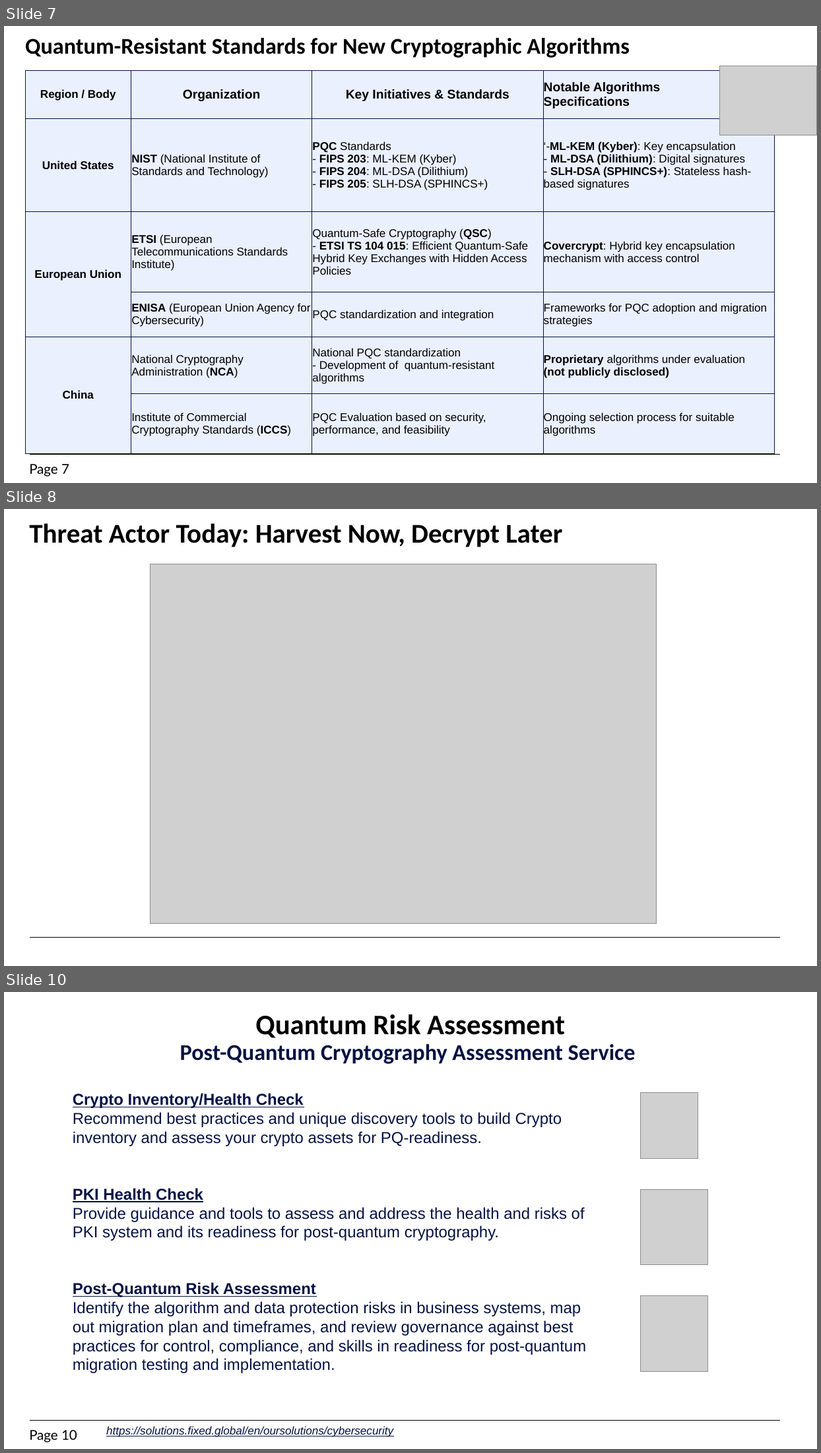
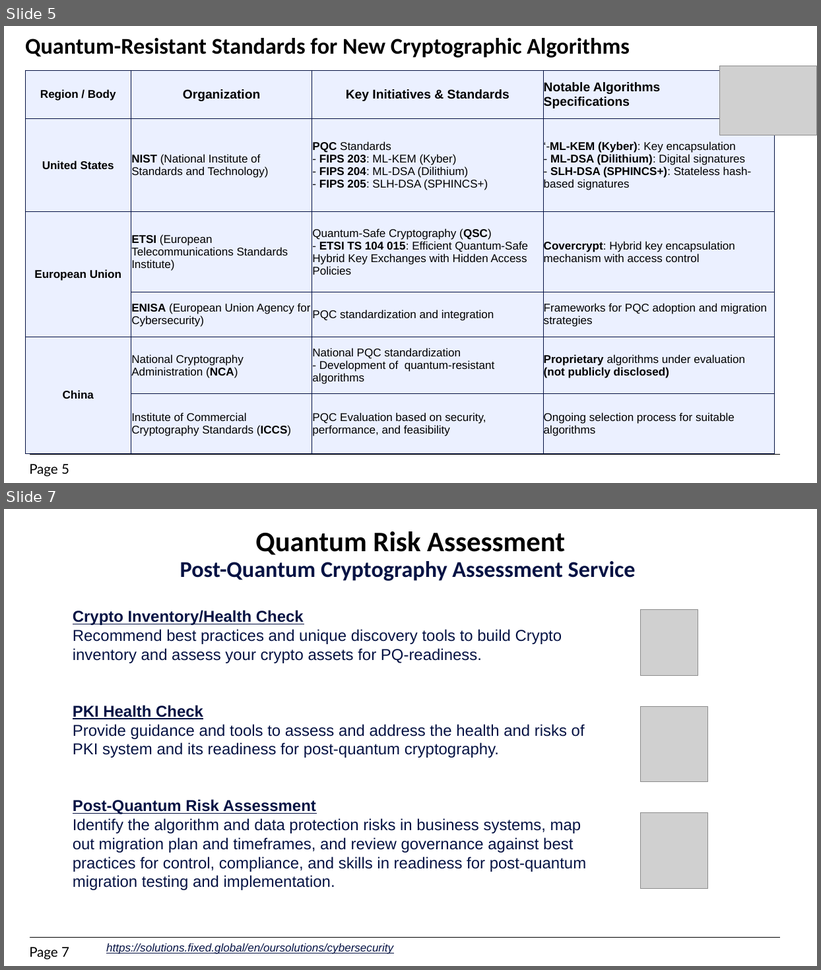
Before and after one commit to kibrahim757/EGQCC, a slide deck: Presentations/5.Quantum Risk Assesment.pptx. Shown one above the other, each under a label of ours: slides 7, 8 and 10 before the commit, slides 5 and 7 after it; the slides between them are not shown. The pictures are 821x1453 and 821x970 pixels, drawn with LibreOffice and Linux fonts; fonts in the diff are those of the drawing; grey boxes stand for pictures; background and template pictures are left out. Boxes give left, top, right and bottom in pixels: in the first picture for what was removed or moved away, otherwise in the second. Text is boxed around its words. In the diff, an @@ line names an element or a change of style, - is before the commit and + after.

```diff
--- a/Presentations/5.Quantum Risk Assesment.pptx
+++ b/Presentations/5.Quantum Risk Assesment.pptx
@@ slide 8 removed at (4, 509, 817, 966), background #FFFFFF; not listed: 1 template element that a slide beside it also shows @@
@@ text removed at (29, 524, 562, 547) @@
-Threat Actor Today: Harvest Now, Decrypt Later
@@ picture removed at (151, 564, 657, 924) @@
@@ what was slide 7 is now slide 5 @@
@@ page number at (29, 464, 69, 477): text changed @@
-Page 7
+Page 5
@@ what was slide 10 is now slide 7 @@
@@ page number at (29, 947, 69, 960): text changed @@
-Page 10
+Page 7
```
Also in this commit, not shown: 2 slides changed, 1 slide added, 3 other slides removed.
